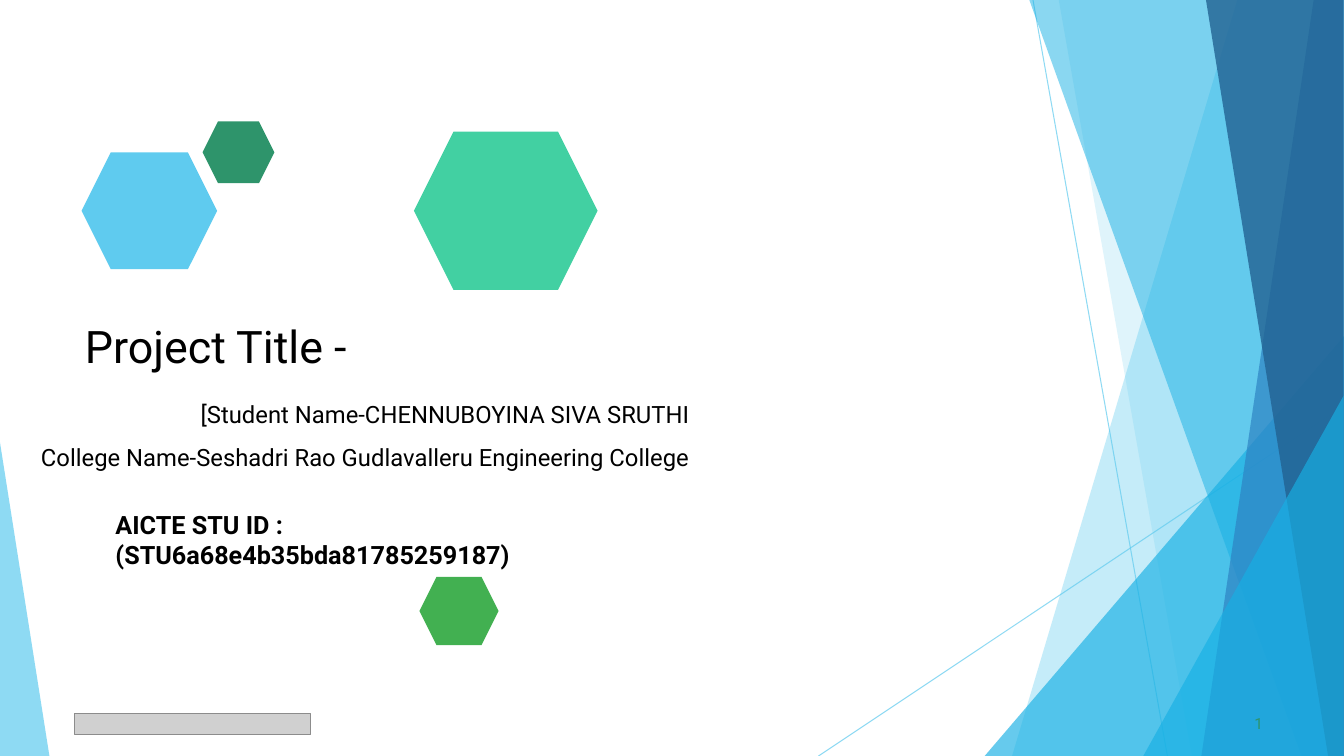
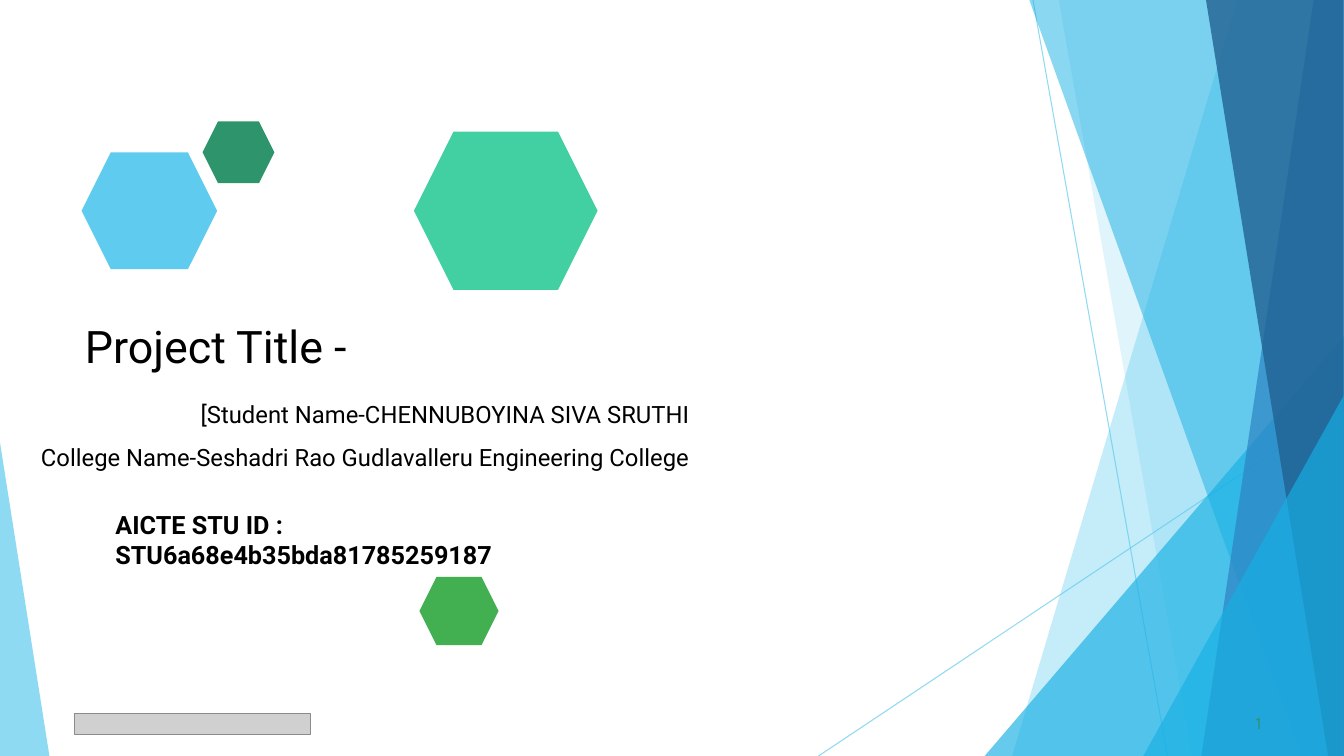
Before and after one commit to chennuboyinasivasruthi-ops/VOIS_Project, a slide deck: slide 1 of VOIS_Major_Project_PPT_Submission_Template.pptx. Drawn at 1344x756 pixels with LibreOffice and Linux fonts; fonts in the diff are those of the drawing; grey boxes stand for pictures. Boxes give left, top, right and bottom in pixels: in the first picture for what was removed or moved away, otherwise in the second. Text is boxed around its words. In the diff, an @@ line names an element or a change of style, - is before the commit and + after.

Commit message:
VOIS Major Project Completion

```diff
--- a/VOIS_Major_Project_PPT_Submission_Template.pptx
+++ b/VOIS_Major_Project_PPT_Submission_Template.pptx
@@ text at (x1=115, y1=516, x2=491, y2=565): text changed @@
-AICTE STU ID : (STU6a68e4b35bda81785259187)
+AICTE STU ID : STU6a68e4b35bda81785259187
```
Also in this commit, not shown: 2 other slides changed.
